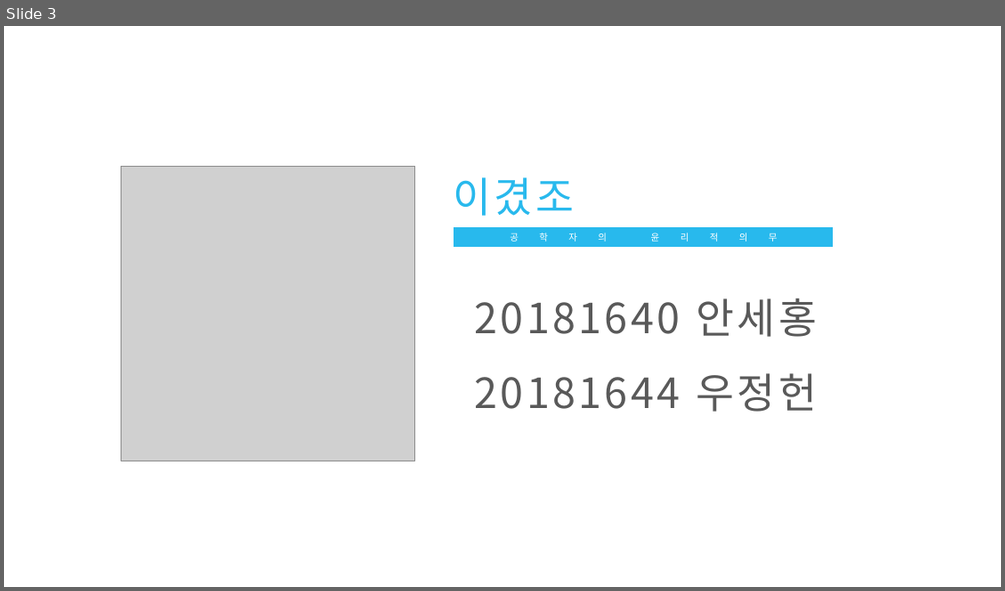
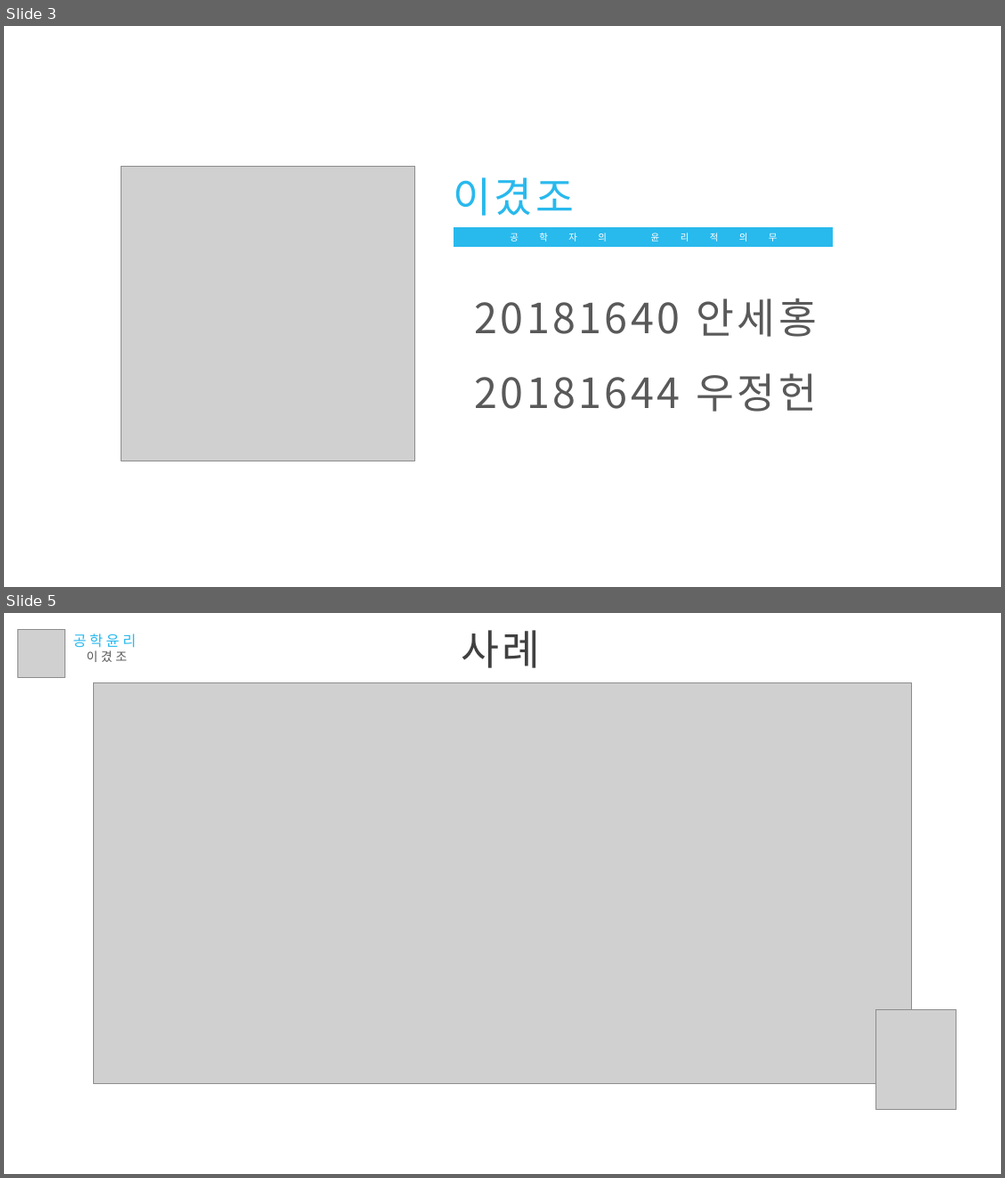
Before and after one commit to kmu-cs-rascar-2018/class-04-WooJeongHeon, a slide deck: 3차과제_1조(이겼조)_[사례8]공학자의 윤리적 의무_20181640안세홍, 20181644우정헌.pptx. Shown one above the other, each under a label of ours: slide 3 before the commit, slides 3 and 5 after it; the slides between them are not shown. The pictures are 1005x591 and 1005x1178 pixels, drawn with LibreOffice and Linux fonts; fonts in the diff are those of the drawing; grey boxes stand for pictures. Boxes give left, top, right and bottom in pixels: in the first picture for what was removed or moved away, otherwise in the second. Text is boxed around its words. In the diff, an @@ line names an element or a change of style, - is before the commit and + after.

```diff
--- a/3차과제_1조(이겼조)_[사례8]공학자의 윤리적 의무_20181640안세홍, 20181644우정헌.pptx
+++ b/3차과제_1조(이겼조)_[사례8]공학자의 윤리적 의무_20181640안세홍, 20181644우정헌.pptx
@@ slide 5 added at [4,613,1001,1174], background #FFFFFF @@
@@ picture added at [17,629,65,677] @@
@@ text added at [73,633,137,651], 14 pt, text #28B9ED @@
+공학윤리
@@ text added at [461,630,540,668], 40 pt, text #404040 @@
+사례
@@ text added at [87,650,128,662], 12 pt, text #595959 @@
+이겼조
@@ picture added at [93,683,912,1083] @@
@@ freeform shape added at [4,695,1001,1174], fill #FFFFFF, outline #FFFFFF 1 pt @@
@@ picture added at [876,1009,956,1110] @@
@@ rectangle added at [468,1086,537,1156], fill #FFFFFF, outline #FFFFFF 1 pt @@
```
Also in this commit, not shown: 3 slides changed, 1 other slide added, 4 slides removed.
